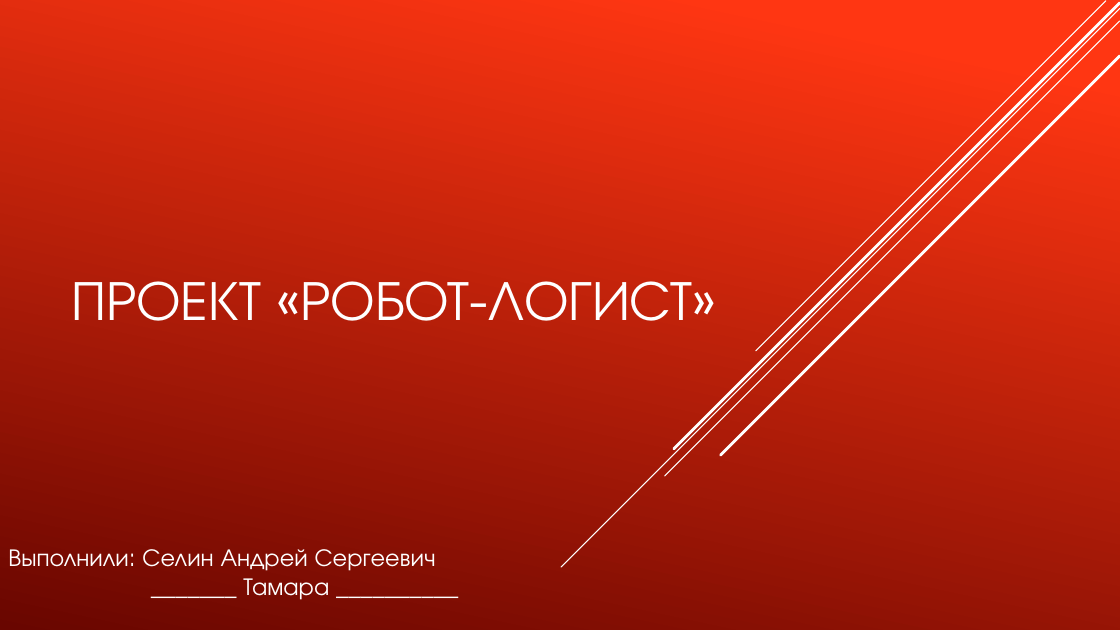
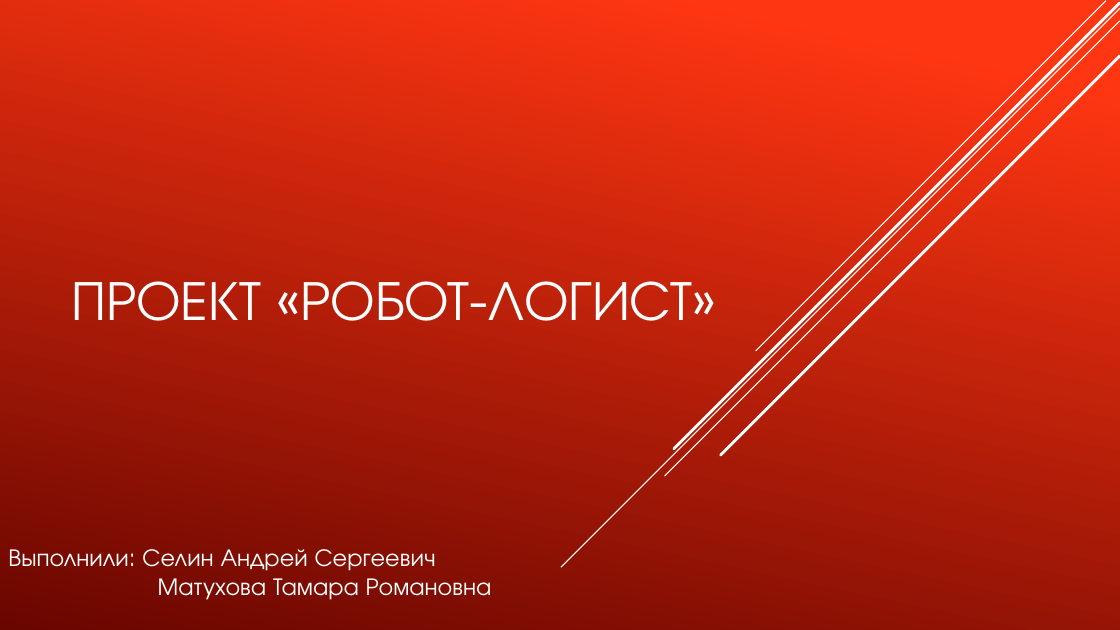
Before and after one commit to TransoChel/ProjectRobotLogistic, a slide deck: slide 1 of Проект «Робот-логист».pptx. Drawn at 1120x630 pixels with LibreOffice and Linux fonts; fonts in the diff are those of the drawing. Boxes give left, top, right and bottom in pixels: in the first picture for what was removed or moved away, otherwise in the second. Text is boxed around its words. In the diff, an @@ line names an element or a change of style, - is before the commit and + after.

Commit message:
добавила своё фио

```diff
--- a/Проект «Робот-логист».pptx
+++ b/Проект «Робот-логист».pptx
@@ subtitle at (8, 549, 492, 600): text changed @@
-Выполнили: Селин Андрей Сергеевич
-_______ Тамара __________
+Выполнили: Селин Андрей Сергеевич
+Матухова Тамара Романовна
```
